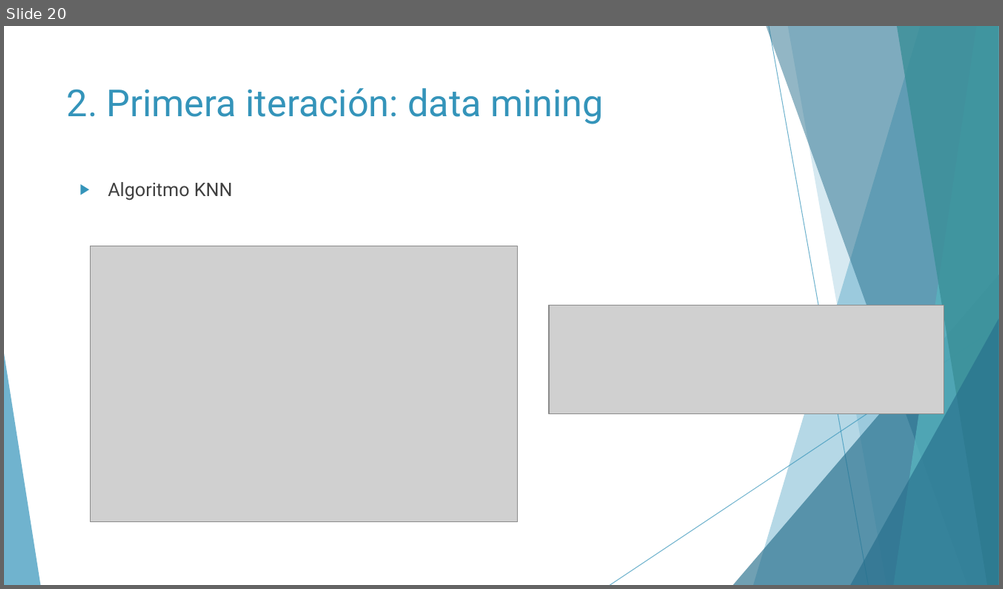
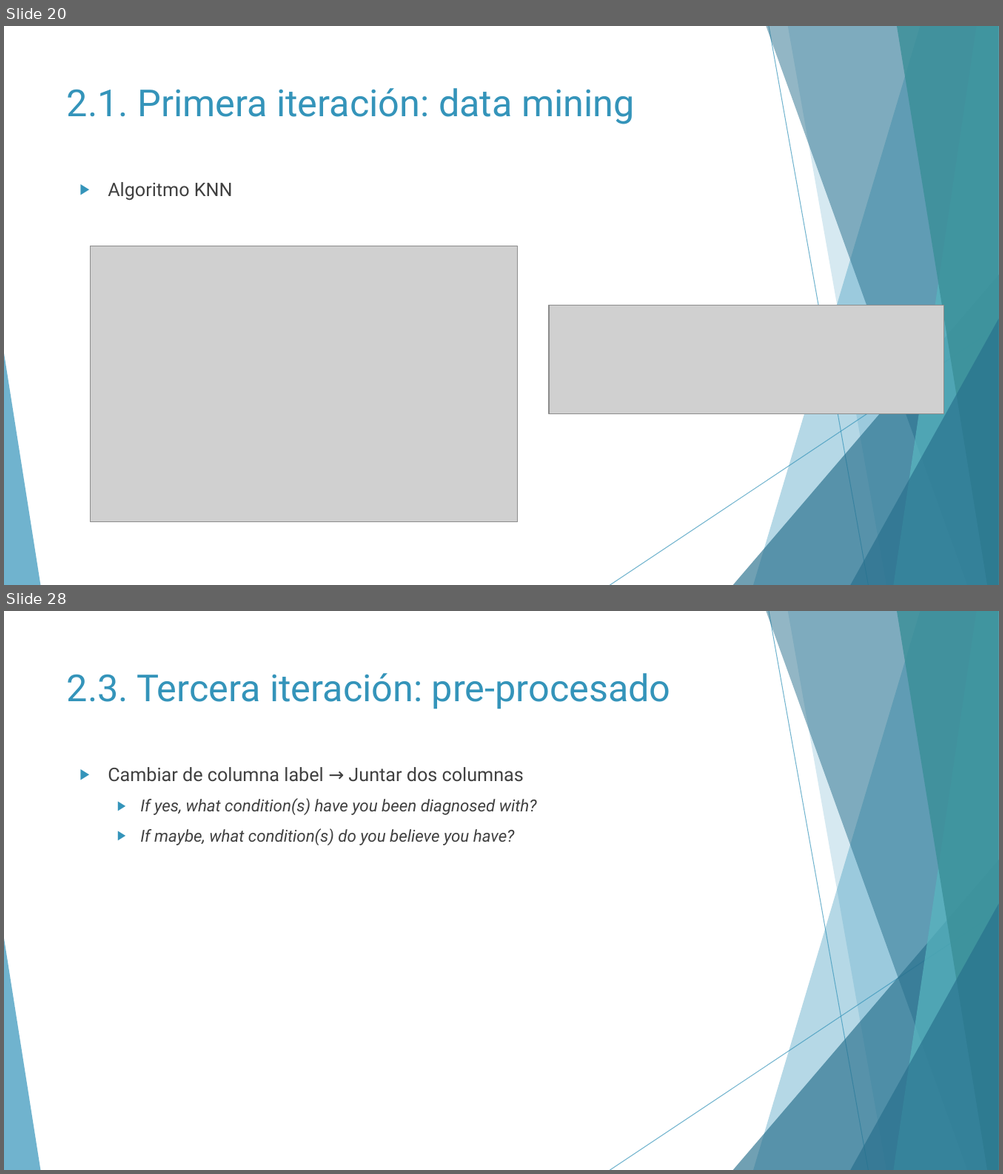
Before and after one commit to Geadalu/DataMiningHealth, a slide deck: Presentación DataMiningHealth.pptx. Shown one above the other, each under a label of ours: slide 20 before the commit, slides 20 and 28 after it; the slides between them are not shown. The pictures are 1003x589 and 1003x1174 pixels, drawn with LibreOffice and Linux fonts; fonts in the diff are those of the drawing; grey boxes stand for pictures. Boxes give left, top, right and bottom in pixels: in the first picture for what was removed or moved away, otherwise in the second. Text is boxed around its words. In the diff, an @@ line names an element or a change of style, - is before the commit and + after.

```diff
--- a/Presentación DataMiningHealth.pptx
+++ b/Presentación DataMiningHealth.pptx
@@ slide 28 added at bbox=[4, 611, 999, 1170], background #FFFFFF; not listed: 10 template elements that a slide beside it also shows @@
@@ title added at bbox=[67, 673, 671, 709], 36 pt, text #3494BA @@
+2.3. Tercera iteración: pre-procesado
@@ text added at bbox=[108, 767, 537, 846], 16 pt, text #404040, italic @@
+▶ Cambiar de columna label → Juntar dos columnas
+  ▶ If yes, what condition(s) have you been diagnosed with?
+  ▶ If maybe, what condition(s) do you believe you have?
@@ slide 20 changed as well @@
@@ title at bbox=[67, 88, 634, 124]: text changed @@
-2. Primera iteración: data mining
+2.1. Primera iteración: data mining
```
Also in this commit, not shown: 18 other slides changed, 23 other slides added, 4 other files.
